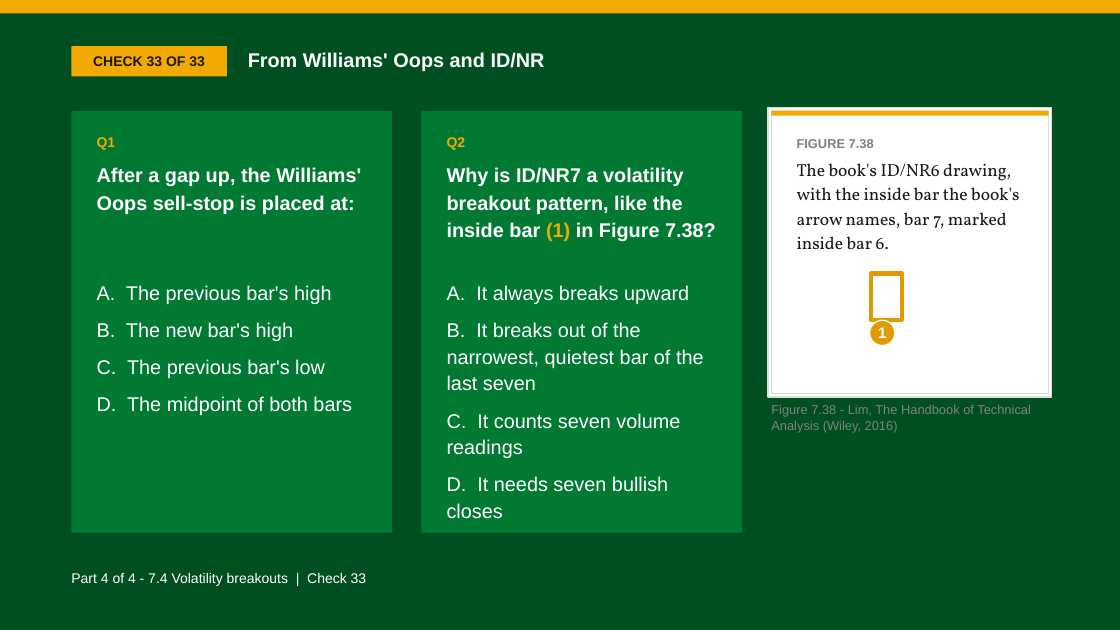
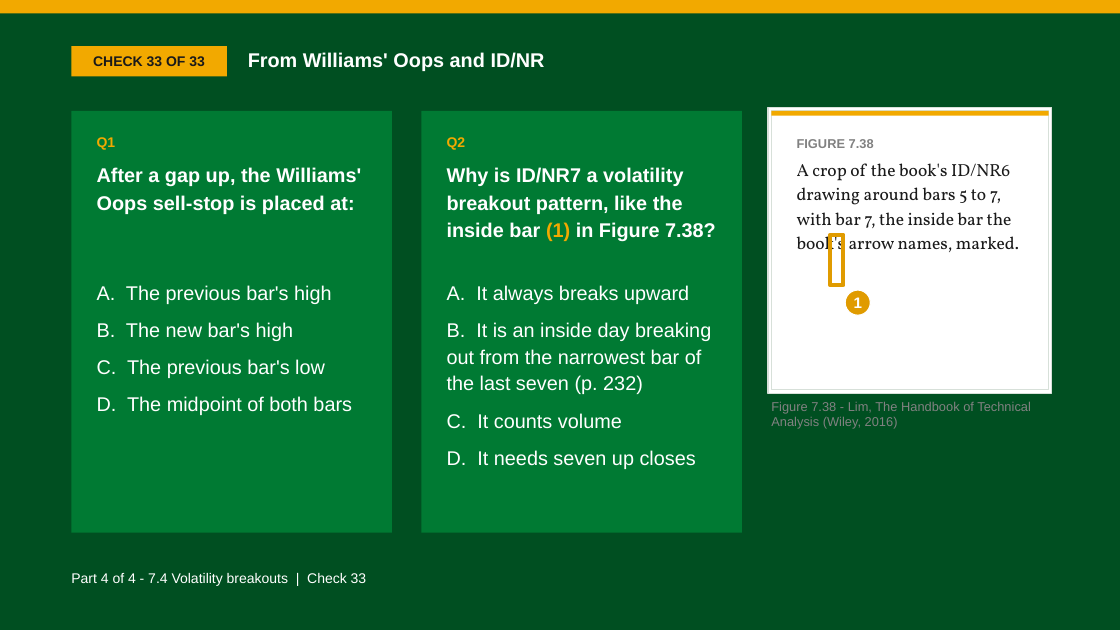
Before and after one commit to benjiesotelo-sudo/Telos_FIN1209, a slide deck: slide 247 of chapter-07/FIN1209-Chapter-07.pptx. Drawn at 1120x630 pixels with LibreOffice and Linux fonts; fonts in the diff are those of the drawing. Boxes give left, top, right and bottom in pixels: in the first picture for what was removed or moved away, otherwise in the second. Text is boxed around its words. In the diff, an @@ line names an element or a change of style, - is before the commit and + after.

```diff
--- a/chapter-07/FIN1209-Chapter-07.pptx
+++ b/chapter-07/FIN1209-Chapter-07.pptx
@@ rectangle: place and size @@
-rectangle at bbox=[768, 108, 1052, 397]
+rectangle at bbox=[768, 108, 1052, 393]
@@ rectangle: place and size @@
-rectangle at bbox=[771, 111, 1049, 394]
+rectangle at bbox=[771, 111, 1049, 390]
@@ text at bbox=[797, 163, 1019, 258]: text changed @@
-The book's ID/NR6 drawing, with the inside bar the book's arrow names, bar 7, marked inside bar 6.
+A crop of the book's ID/NR6 drawing around bars 5 to 7, with bar 7, the inside bar the book's arrow names, marked.
@@ rectangle: place and size @@
-rectangle at bbox=[871, 274, 902, 321]
+rectangle at bbox=[830, 235, 844, 286]
@@ ellipse "1": place and size @@
-ellipse "1" at bbox=[870, 320, 895, 345]
+ellipse "1" at bbox=[845, 290, 870, 315]
@@ text at bbox=[447, 322, 711, 469]: text changed @@
-B. It breaks out of the narrowest, quietest bar of the last seven
-C. It counts seven volume readings
-D. It needs seven bullish closes
+B. It is an inside day breaking out from the narrowest bar of the last seven (p. 232)
+C. It counts volume
+D. It needs seven up closes
@@ text "Figure 7.38 - Lim, The ...": place and size @@
-text "Figure 7.38 - Lim, The ..." at bbox=[771, 405, 1031, 433]
+text "Figure 7.38 - Lim, The ..." at bbox=[771, 402, 1031, 429]
```
Also in this commit, not shown: 5 other slides changed, 2 other files.
